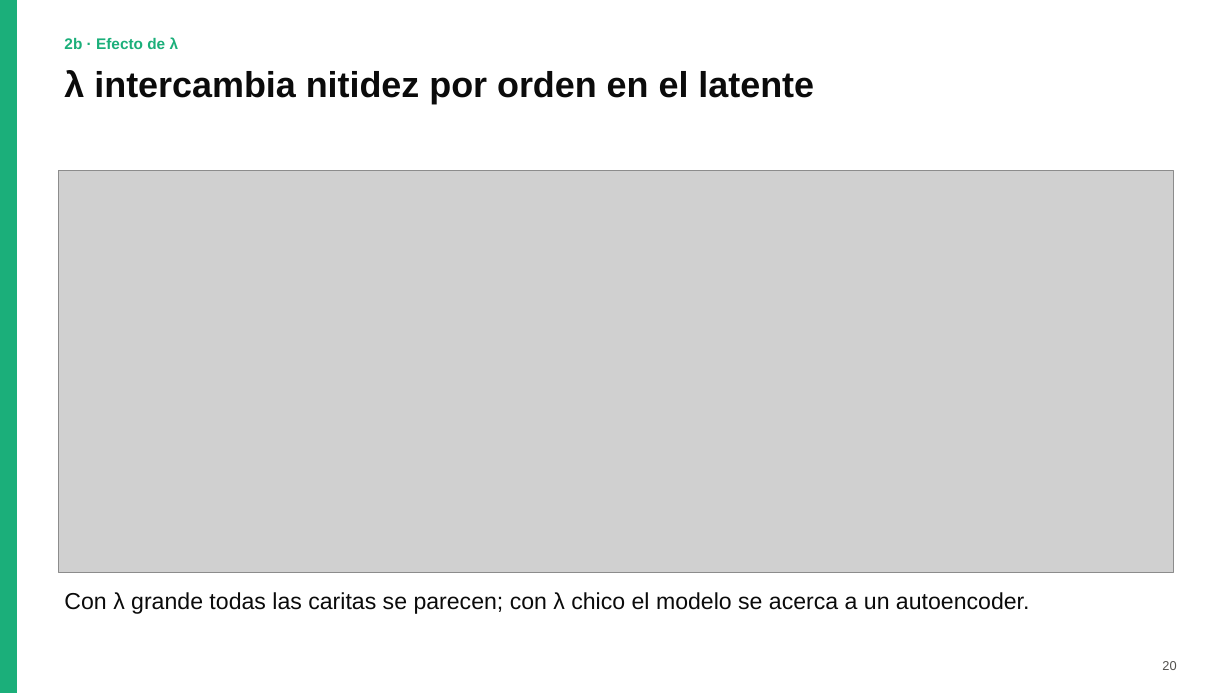
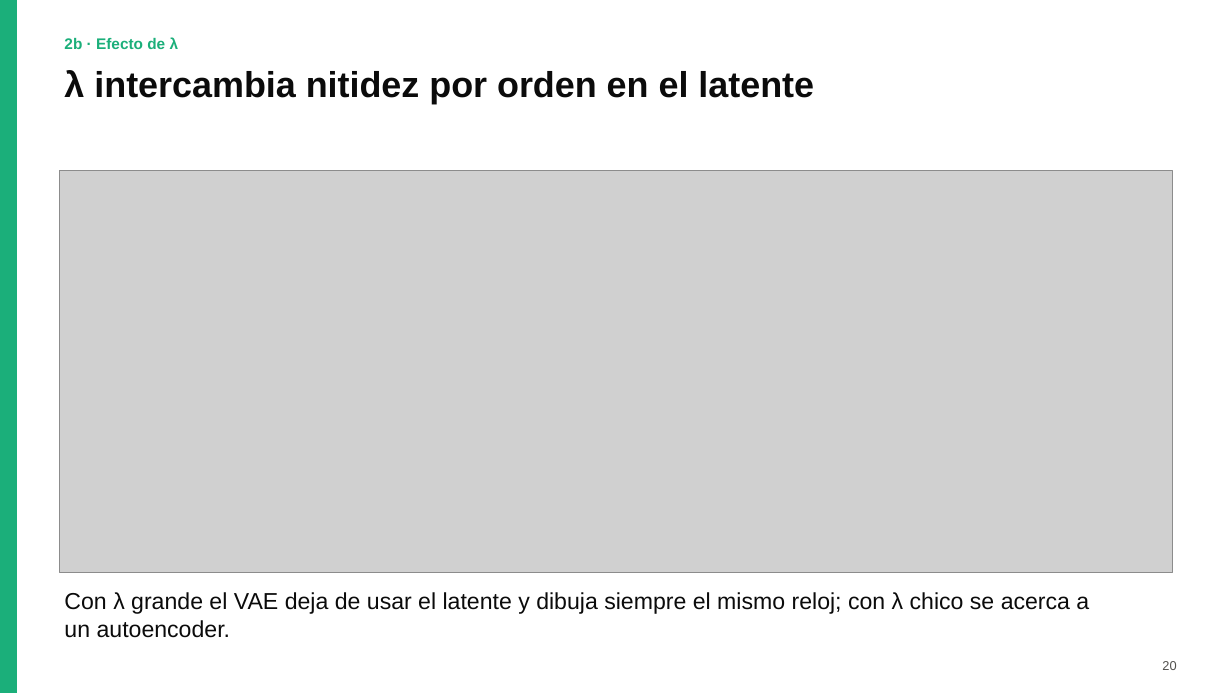
Before and after one commit to AgusBrunero/SIA-Grupo-8, a slide deck: slide 20 of TP5/docs/presentacion/TP5_Grupo8.pptx. Drawn at 1232x693 pixels with LibreOffice and Linux fonts; fonts in the diff are those of the drawing; grey boxes stand for pictures. Boxes give left, top, right and bottom in pixels: in the first picture for what was removed or moved away, otherwise in the second. Text is boxed around its words. In the diff, an @@ line names an element or a change of style, - is before the commit and + after.

```diff
--- a/TP5/docs/presentacion/TP5_Grupo8.pptx
+++ b/TP5/docs/presentacion/TP5_Grupo8.pptx
@@ text at box(64, 592, 1089, 638): text changed @@
-Con λ grande todas las caritas se parecen; con λ chico el modelo se acerca a un autoencoder.
+Con λ grande el VAE deja de usar el latente y dibuja siempre el mismo reloj; con λ chico se acerca a un autoencoder.
```
Also in this commit, not shown: 6 other slides changed, 15 other files.
